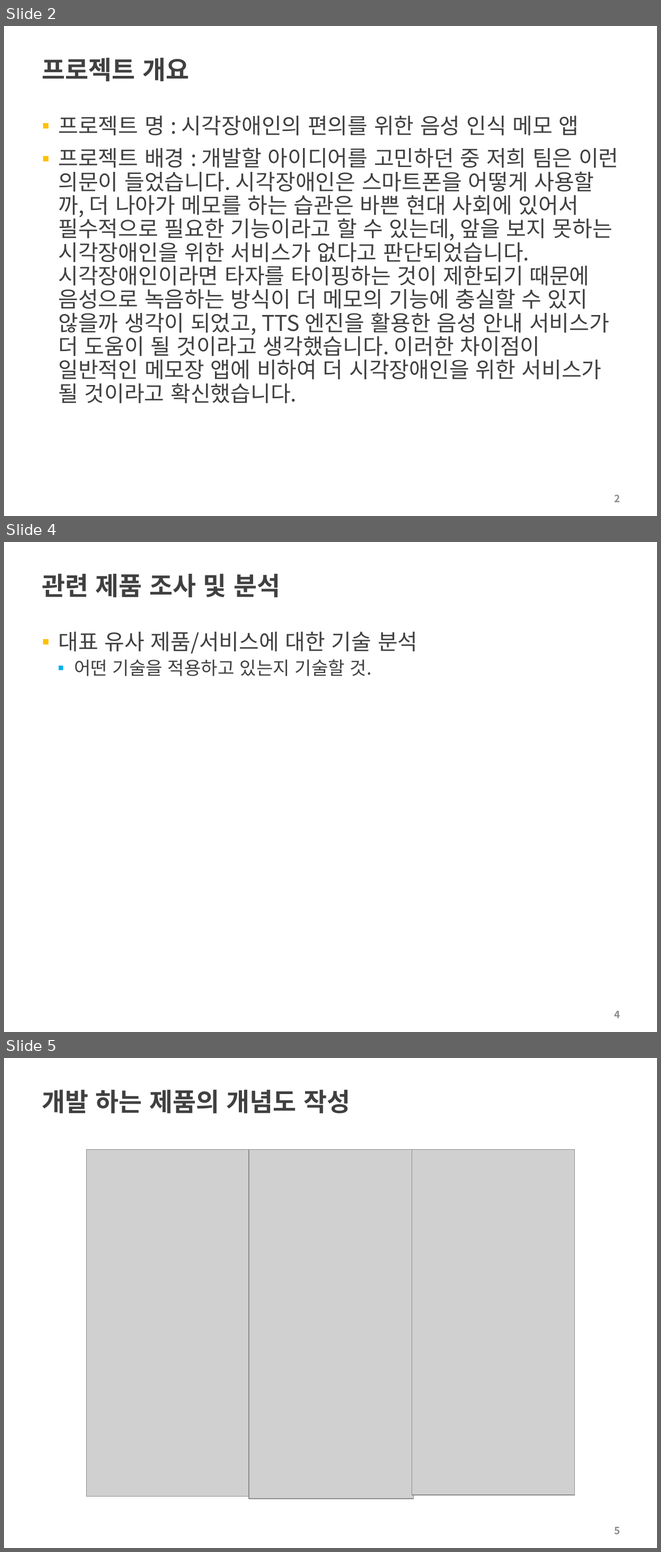
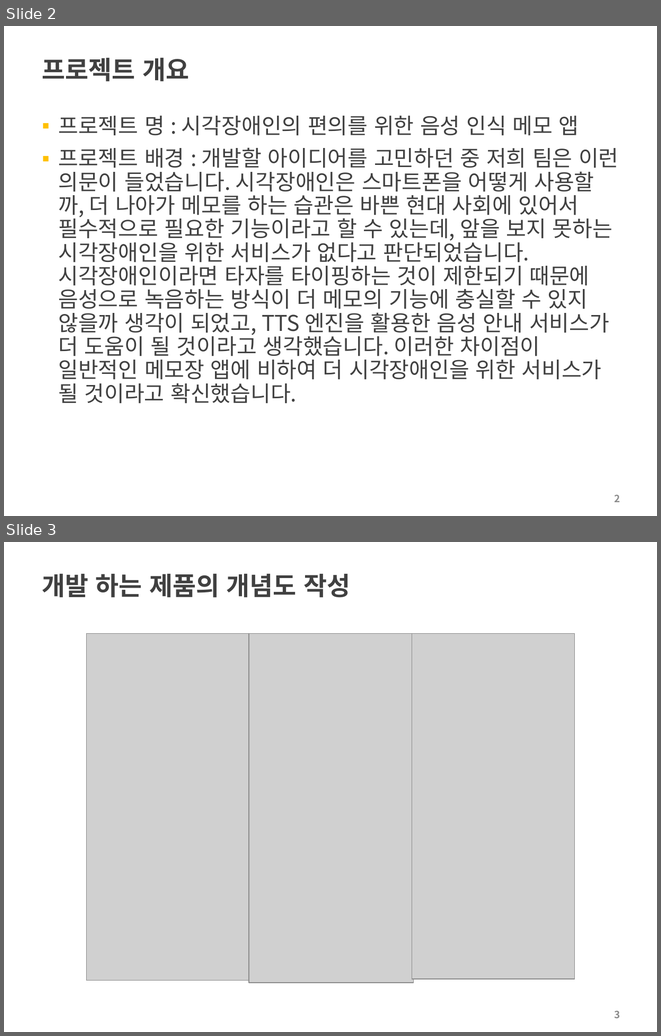
Before and after one commit to choisinho/yebi_capstone, a slide deck: 2022-2-PreCapstoneDesign-최종보고서.pptx. Shown one above the other, each under a label of ours: slides 2, 4 and 5 before the commit, slides 2 and 3 after it; the slides between them are not shown. The pictures are 661x1552 and 661x1036 pixels, drawn with LibreOffice and Linux fonts; fonts in the diff are those of the drawing; grey boxes stand for pictures; background and template pictures are left out. Boxes give left, top, right and bottom in pixels: in the first picture for what was removed or moved away, otherwise in the second. Text is boxed around its words. In the diff, an @@ line names an element or a change of style, - is before the commit and + after.

```diff
--- a/2022-2-PreCapstoneDesign-최종보고서.pptx
+++ b/2022-2-PreCapstoneDesign-최종보고서.pptx
@@ slide 4 removed at (4,542,657,1032), background #FFFFFF @@
@@ title removed at (42,574,280,598) @@
-관련 제품 조사 및 분석
@@ text removed at (58,632,418,676) @@
-▪ 대표 유사 제품/서비스에 대한 기술 분석
-  ▪ 어떤 기술을 적용하고 있는지 기술할 것.
@@ page number removed at (615,1011,620,1018) @@
-4
@@ what was slide 5 is now slide 3 @@
@@ page number at (615,1011,620,1018): text changed @@
-5
+3
```
Also in this commit, not shown: 4 other slides removed.
